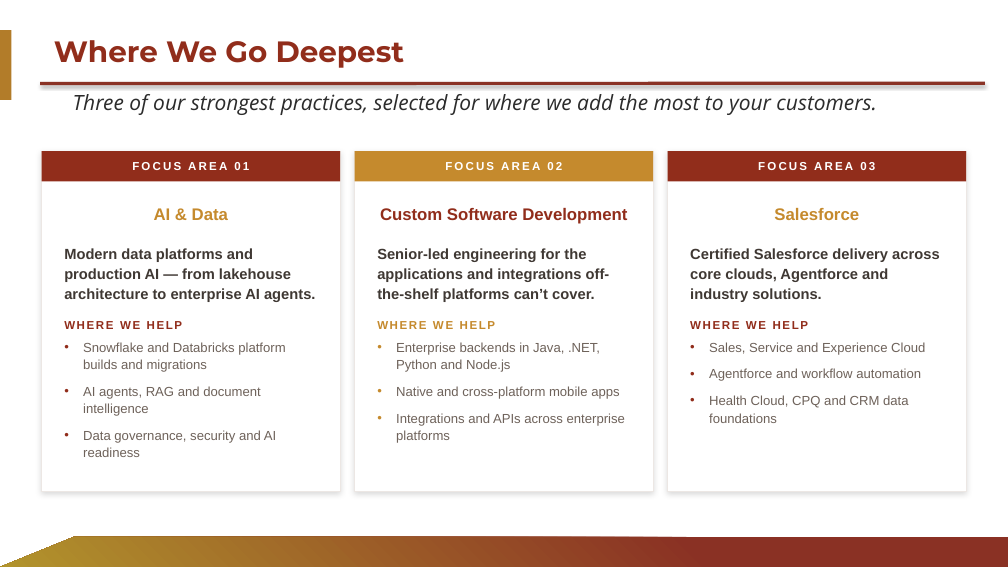
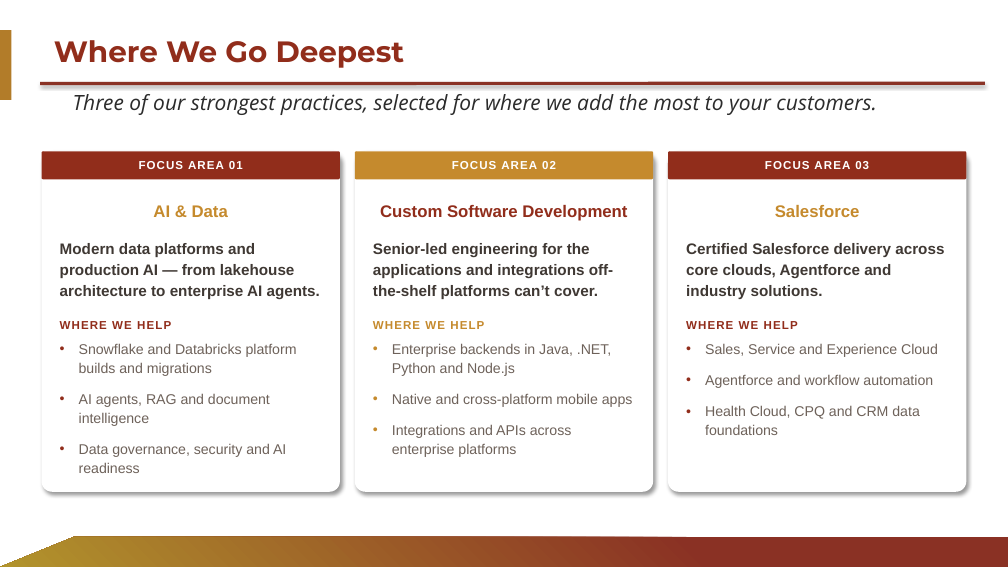
Before and after one commit to liza212/Test, a slide deck: slide 2 of decks/Palni_Capabilities_Partner.pptx. Drawn at 1008x567 pixels with LibreOffice and Linux fonts; fonts in the diff are those of the drawing; background and template pictures are left out. Boxes give left, top, right and bottom in pixels: in the first picture for what was removed or moved away, otherwise in the second. Text is boxed around its words. In the diff, an @@ line names an element or a change of style, - is before the commit and + after.

```diff
--- a/decks/Palni_Capabilities_Partner.pptx
+++ b/decks/Palni_Capabilities_Partner.pptx
@@ rectangle removed at [42, 151, 340, 492] @@
@@ rounded rectangle added at [42, 151, 340, 492], fill #FFFFFF @@
@@ rectangle removed at [355, 151, 653, 492] @@
@@ rounded rectangle added at [355, 151, 653, 492], fill #FFFFFF @@
@@ letter spacing 2 to 1 pt; rectangle to round same rect in 3 elements at [42, 151, 340, 179], [355, 151, 653, 179], [668, 151, 967, 179] @@
@@ rectangle removed at [668, 151, 966, 492] @@
@@ rounded rectangle added at [668, 151, 967, 492], fill #FFFFFF @@
@@ line spacing 1 to 1.06 in 3 elements at [153, 205, 228, 217], [380, 205, 627, 221], [775, 205, 860, 217] @@
@@ text "Modern data platforms and production ..." at [60, 243, 320, 473]: size 14 to 14.5 pt in "Modern data platforms and production AI — ..."; letter spacing 1.5 to 1 pt in "WHERE WE HELP"; size 12.5 to 13.5 pt in "Snowflake and Databricks platform builds and migrations", "AI agents, RAG and document intelligence", "Data governance, security and AI readiness"; more space between paragraphs @@
@@ text "Senior-led engineering for the applications ..." at [373, 243, 633, 457]: size 14 to 14.5 pt in "Senior-led engineering for the applications and integrations ..."; letter spacing 1.5 to 1 pt in "WHERE WE HELP"; size 12.5 to 13.5 pt in "Enterprise backends in Java, .NET, Python and ...", "Native and cross-platform mobile apps", "Integrations and APIs across enterprise platforms"; more space between paragraphs @@
@@ text "Certified Salesforce delivery across core ..." at [686, 243, 944, 435]: size 14 to 14.5 pt in "Certified Salesforce delivery across core clouds, Agentforce ..."; letter spacing 1.5 to 1 pt in "WHERE WE HELP"; size 12.5 to 13.5 pt in "Sales, Service and Experience Cloud", "Agentforce and workflow automation", "Health Cloud, CPQ and CRM data foundations"; more space between paragraphs @@
```
Also in this commit, not shown: 11 other slides changed, 4 slides added, 2 slides removed.
